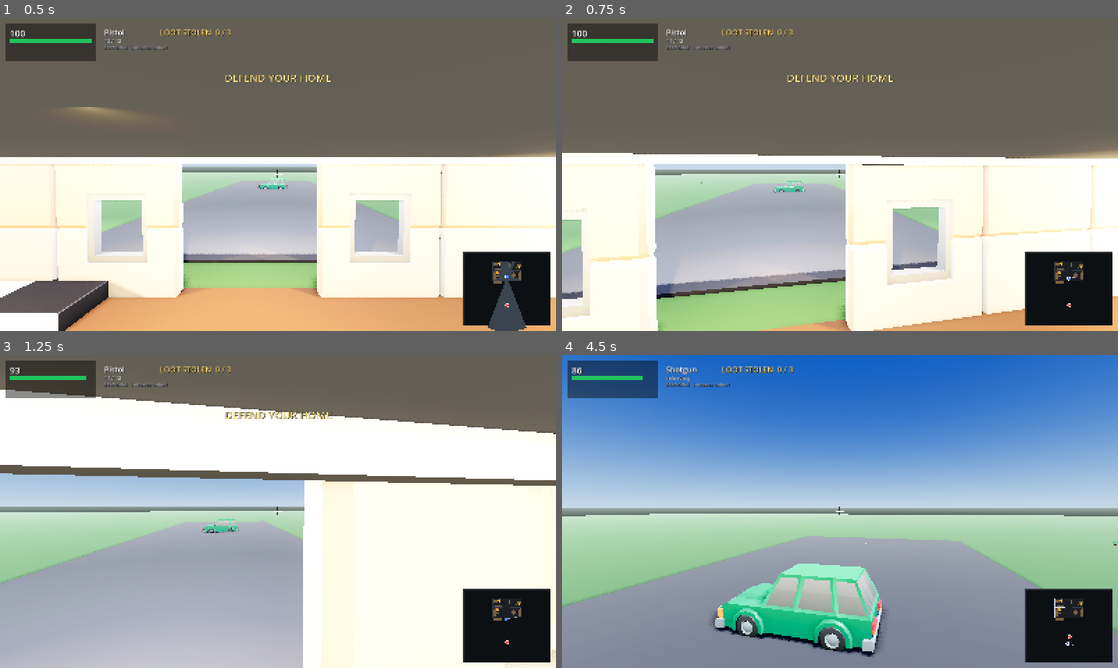
Above: before the commit, frames 1-4 (two rows, left to right).
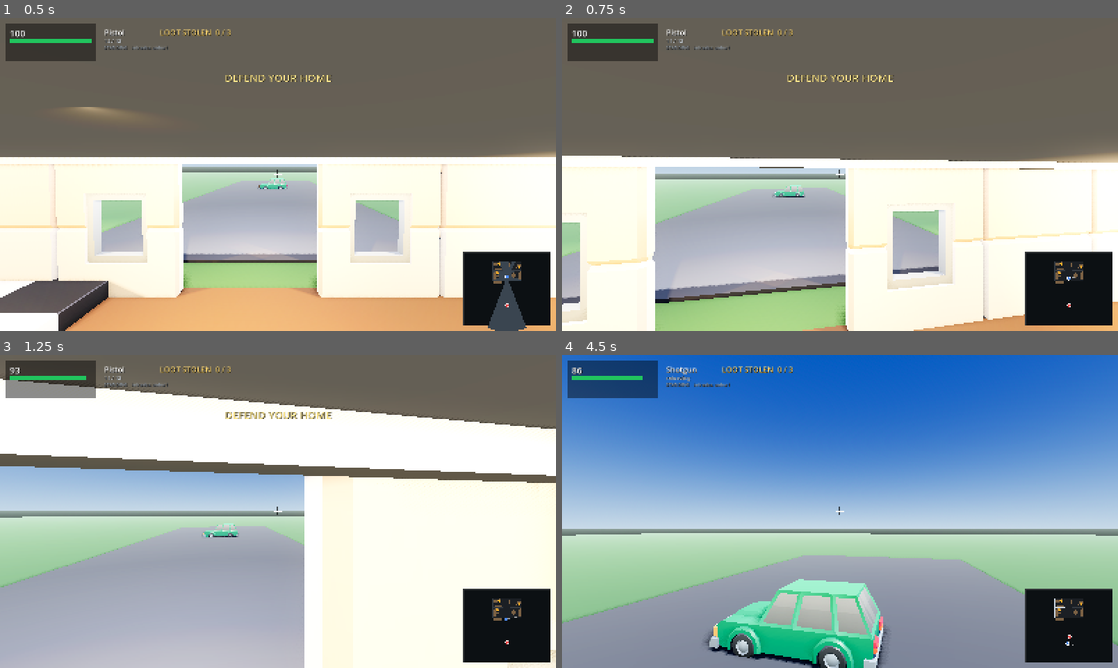
Above: after the commit, the same moments.

Repository: richardbrandel/home-invasion-godot
Game: Godot game, scene res://scenes/main.tscn
The game is run twice, just before and just after one commit, with the same random seed, the same clock (stepped at 60 frames per second) and the same inputs.
Inputs (mouse positions are in pixels of both pictures, inside the frame that each line leads up to):
- Up to frame 1 (0.5 s): no input
- Up to frame 2 (0.75 s): tap Enter at 0.5 s; move the mouse to (867, 174) at 0.52 s; hold W from 0.53 s (still down); tap R at 0.6 s; click (867, 174) at 0.67 s
- Up to frame 3 (1.25 s): keep holding W; tap Enter at 0.8 s
- Up to frame 4 (4.5 s): keep holding W; move the mouse to (812, 511) at 1.27 s; tap Enter at 1.35, 3.8, 4.35 s; tap 1 at 1.55, 2.1 s; move the mouse to (851, 505) at 2.02 s; tap 2 at 2.3, 2.85 s; move the mouse to (834, 517) at 2.77 s; click (834, 517) at 2.92 s; tap R at 3.05, 3.6 s; move the mouse to (878, 514) at 3.52 s; move the mouse to (795, 508) at 4.27 s

Frame 1 is identical in both runs. In frame 2, 8.4% of the frame differs, in the area x 0-100%, y 42-100%; in frame 3, 9.6%; in frame 4, 43%, in the area x 0-100%, y 24-100%.

Commit message:
Give the game sound, and the weapons a kick
The project had NO audio of any kind: no AudioStreamPlayer, no sound file on disk, no
bus layout. The intruder arrived in complete silence, which for a home invasion removes
the sense you would actually rely on — you hear him before you see him. Nothing was
audible: not a gunshot, not a footstep, not the front door.

The samples are SYNTHESISED by tools/gen-sfx.py, not recorded. There was no library to
download and the Mixamo token is dead anyway, and it happens to suit this set: a gunshot
is a noise transient over a low thump and a footstep is a filtered click, and synthesis
does both convincingly. It would not work for a voice. Six sounds, 16-bit mono PCM so
Godot imports them with no codec.

Wiring: the player's own gun is a plain AudioStreamPlayer because it sits at the listener,
while everything in the world goes through a pool of AudioStreamPlayer3D so the intruder's
shots come FROM the intruder and are attenuated by distance. Footfalls for both of them,
an impact on thiefHit and playerHit (events sim.gd has emitted all along and game.gd never
read), a door sound as he crosses the threshold, and a van idling for the whole round
because it is why he is in a hurry and how you know someone has arrived.

VERIFIED WITHOUT HEARING IT, by recording the game with --write-movie and analysing the
WAV of the mix it writes alongside the frames: six transients at exactly 1.35 s spacing
(THIEF_FIRE_HUNTING), smaller transients at 0.46 s and 0.64 s (the walk and laden step
intervals), and a continuous floor. That last one caught a real bug — 211 of 499 windows
were EXACTLY zero, which a continuous idle makes impossible. Setting loop_mode on an
AudioStreamWAV is not enough on its own: the loop region defaults to an empty span and the
stream plays nothing, so loop_begin and loop_end must be set too. After the fix, zero
silent windows.

Also this round:
- The intruder now plays Actor.SHOOT when he fires. He used to damage you by standing
  still; the clip was only ever referenced for the player.
- Actor.RELOAD is played on both reload paths. It has been merged into every character
  since the beginning and referenced nowhere.
- Recoil: the view kicks on each shot and partly settles, pistol and shotgun differently.
  Firing used to leave the view perfectly still, which is much of why it read as a cursor
  click rather than a gun going off.
- Actor.play_for(name, seconds), because play_once() uses ONE_SHOT_WINDOW and that is tuned
  for SHOOT's timing — far too short for a 1.15-1.6 s reload.

41 sim tests, 38 actor tests, heist 7/7, wallshot 0 violations.

Diff:
--- a/scripts/actor.gd
+++ b/scripts/actor.gd
@@ -287,6 +287,18 @@
 	_current = name
 	anim.speed_scale = speed
 	anim.play(name, 0.2)
+
+
+## Play a clip as a one-shot for `seconds`, then hand control back to locomotion.
+## play_once() uses ONE_SHOT_WINDOW, which is tuned for SHOOT's two-shot timing and is
+## far too short for a reload that genuinely takes 1.15-1.6 s.
+func play_for(name: String, seconds: float) -> void:
+	if anim == null or not anim.has_animation(name):
+		return
+	_one_shot = name
+	_one_shot_t = maxf(seconds, 0.15)
+	anim.speed_scale = 1.0
+	anim.play(name, 0.08)
 
 
 func play_once(name: String) -> void:
--- a/scripts/game.gd
+++ b/scripts/game.gd
@@ -58,6 +58,11 @@
 const AIM_SENS_Y := 0.0018
 const PITCH_MIN := -0.30        # looking up
 const PITCH_MAX := 0.85         # looking down
+## View kick per shot in radians, and how fast it settles. A pistol barely moves the
+## sights; a shotgun shoves them. Firing used to leave the view perfectly still, which
+## is a large part of why shooting read as a cursor click rather than a gun going off.
+const RECOIL := {"pistol": 0.022, "shotgun": 0.062}
+const RECOIL_RECOVER := 0.85    # rad/s the view drifts back
 
 ## Camera offset behind and above the homeowner's eye. At zero the camera is inside his
 ## head and he must be hidden; pulled back he is drawn, which is what Richard asked for.
@@ -80,6 +85,8 @@
 var aim_cone := false
 var aim_yaw := 0.0
 var aim_pitch := 0.0
+## Radians of view kick still to drift back down after a shot.
+var recoil_recover := 0.0
 ## Live camera offset, so the distance can be tuned without a code edit.
 var cam_back := CAM_BACK
 var cam_up := CAM_UP
@@ -98,6 +105,28 @@
 var _tracers: Array = []
 var _loot_nodes: Array = []
 var _crosshair: Control
+
+# ------------------------------------------------------------------------ audio
+#
+# The project had NO audio at all until 2026-10-04 — no AudioStreamPlayer, nothing on
+# disk. The intruder arrived in complete silence, which for a home invasion removes the
+# sense you would actually rely on: you hear him before you see him.
+#
+# The samples are synthesised by tools/gen-sfx.py, not recorded. There was no library to
+# download and no microphone in the loop, and it turns out that suits this set — a
+# gunshot is a noise transient over a low thump and a footstep is a filtered click, and
+# both of those synthesis does convincingly. It would not work for a voice.
+#
+# The player's own gun is a plain AudioStreamPlayer: it is at the listener, so 3D
+# positioning buys nothing and risks an odd pan. Everything in the world is a 3D player,
+# so the intruder's shots come FROM the intruder and are muffled by distance.
+var _snd_own: AudioStreamPlayer
+var _pool: Array[AudioStreamPlayer3D] = []
+var _pool_i := 0
+var _sfx := {}
+var _step_player := 0.0
+var _step_thief := 0.0
+var _thief_door_z := 0.0
 
 # Debug: `godot --path . -- --shot` renders 120 frames, writes shot.png next to
 # the project and quits. Lets the build be verified visually without a human.
@@ -130,6 +159,7 @@
 	_build_collision()
 	_spawn_actors()
 	_build_hud()
+	_build_audio()
 	reset()
 	_build_loot()
 	Input.set_mouse_mode(Input.MOUSE_MODE_CAPTURED)
@@ -569,6 +599,10 @@
 			var spec: Dictionary = Sim.WEAPONS[player["weapon"]]
 			if player["reloading"] <= 0.0 and player["mag"] < spec["mag"]:
 				player["reloading"] = spec["reload"]
+				# Actor.RELOAD was merged into every character from the beginning and
+				# referenced nowhere — a clip the project paid for and never played.
+				if player_actor != null:
+					player_actor.play_for(Actor.RELOAD, float(spec["reload"]))
 		elif event.keycode == KEY_T:
 			# Both schemes stay live on purpose: this is an experiment, and Richard asked
 			# to fall back to plain first person if he does not like the cone.
@@ -638,6 +672,8 @@
 		_drain_events()
 
 	_update_actors(delta, playing, player_moving)
+	_update_footsteps(delta, playing, player_moving)
+	_update_door_sound()
 	_update_loot()
 	_update_camera()
 	# Deliberately after the camera moves: the viewmodel follows the camera transform, so
@@ -709,6 +745,13 @@
 	for ev in events:
 		match ev["type"]:
 			"thiefShot":
+				# He used to damage you by standing still: sim.gd fired him and nothing
+				# ever played the clip. Actor.SHOOT was only ever referenced for the
+				# player.
+				if thief_actor != null and thief["alive"]:
+					thief_actor.play_once(Actor.SHOOT)
+				_play_at("gunshot_pistol",
+					Vector3(thief["pos"].x, 1.3, thief["pos"].y), -3.0)
 				var shot_from := Vector3(thief["pos"].x, 1.3, thief["pos"].y)
 				var shot_to := Vector3(player["pos"].x, 1.3, player["pos"].y)
 				# His shots are NOT guaranteed. Every event has always carried a spread
@@ -729,6 +772,12 @@
 			"grabbed":
 				msg = "They grabbed the %s!" % ev["label"]
 				msg_t = 1.8
+			"thiefHit":
+				# sim.gd has always emitted this and game.gd has never read it, so
+				# shooting a man produced no feedback at all beyond a HUD counter.
+				_play_at("impact", Vector3(thief["pos"].x, 1.15, thief["pos"].y), -2.0)
+			"playerHit":
+				_play_at("impact", Vector3(player["pos"].x, 1.15, player["pos"].y), 0.0)
 			"delivered":
 				msg = "They got the %s!" % ev["label"]
 				msg_t = 2.0
@@ -768,6 +817,11 @@
 	player_actor.root.rotation.y = yaw
 	# Cone mode: walking turns the body toward wherever you are aiming, so the view
 	# catches up on its own and you are never stuck aiming sideways down a corridor.
+	# The recoil recovery rides along here because this runs before _update_camera().
+	if recoil_recover > 0.0:
+		var back := minf(recoil_recover, RECOIL_RECOVER * delta)
+		pitch = clampf(pitch + back, PITCH_MIN, PITCH_MAX)
+		recoil_recover -= back
 	if aim_cone and playing and player_moving and aim_yaw != 0.0:
 		var swing := clampf(aim_yaw, -CONE_RECENTRE * delta, CONE_RECENTRE * delta)
 		yaw += swing
@@ -907,6 +961,12 @@
 	player["cd"] = spec["cd"]
 	if player_actor != null:
 		player_actor.play_once(Actor.SHOOT)
+	# the sights jump, then partly settle — which is what a real sight picture does between
+	# shots, and what makes a shotgun feel different from a pistol
+	var kick: float = RECOIL.get(String(player["weapon"]), 0.022)
+	pitch = clampf(pitch - kick, PITCH_MIN, PITCH_MAX)
+	recoil_recover += kick * 0.65
+	_play_own("gunshot_" + String(player["weapon"]))
 
 	# The ray starts at the CAMERA, not the eye. With the camera pulled back behind the
 	# homeowner those are different points, and casting from the eye while the crosshair
@@ -945,6 +1005,8 @@
 
 	if player["mag"] <= 0:
 		player["reloading"] = spec["reload"]
+		if player_actor != null:
+			player_actor.play_for(Actor.RELOAD, float(spec["reload"]))
 
 
 func _add_tracer(from: Vector3, to: Vector3) -> void:
@@ -1069,6 +1131,118 @@
 
 ## One flat rectangle of HUD. Used to build the crosshair, whose arms and centre dot
 ## each need an outline drawn behind a core.
+# ------------------------------------------------------------------------ audio
+func _build_audio() -> void:
+	for name in ["gunshot_pistol", "gunshot_shotgun", "footstep", "impact",
+			"door", "van_idle"]:
+		var p := "res://assets/audio/%s.wav" % name
+		if ResourceLoader.exists(p):
+			_sfx[name] = load(p)
+		else:
+			push_warning("audio: missing " + p)
+
+	_snd_own = AudioStreamPlayer.new()
+	_snd_own.volume_db = -4.0
+	add_child(_snd_own)
+
+	# A small pool, because a shotgun blast, an impact and a footfall can overlap and a
+	# single player would cut itself off. Six is more than the game can produce at once.
+	for i in 6:
+		var p := AudioStreamPlayer3D.new()
+		p.max_distance = 45.0
+		p.unit_size = 5.0
+		add_child(p)
+		_pool.append(p)
+
+	# The van idles for the whole round. It is the reason the intruder is in a hurry and
+	# the reason you can hear that someone has arrived, and it was a silent prop.
+	var idle = _sfx.get("van_idle")
+	if idle != null:
+		var v := AudioStreamPlayer3D.new()
+		v.stream = idle
+		v.global_position = Vector3(Sim.VAN.position.x + Sim.VAN.size.x * 0.5, 1.0,
+			Sim.VAN.position.y + Sim.VAN.size.y * 0.5)
+		v.max_distance = 60.0
+		v.unit_size = 12.0
+		v.volume_db = -6.0
+		if idle is AudioStreamWAV:
+			var w := idle as AudioStreamWAV
+			w.loop_mode = AudioStreamWAV.LOOP_FORWARD
+			# Setting loop_mode alone is not enough: the loop region defaults to an
+			# empty span, so the stream plays nothing at all and the round is silent
+			# between gunshots. Measured — 211 of 499 windows in a captured mix were
+			# EXACTLY zero, which a continuous idle makes impossible.
+			w.loop_begin = 0
+			w.loop_end = int(w.get_length() * float(w.mix_rate))
+		add_child(v)
+		v.play()
+
+
+## The player's own weapon: at the listener, so no 3D.
+func _play_own(name: String, db := 0.0) -> void:
+	var s = _sfx.get(name)
+	if s == null or _snd_own == null:
+		return
+	_snd_own.stream = s
+	_snd_own.volume_db = db
+	_snd_own.play()
+
+
+## A sound somewhere in the world. Position matters: it is how you tell where he is.
+func _play_at(name: String, pos: Vector3, db := 0.0) -> void:
+	var s = _sfx.get(name)
+	if s == null or _pool.is_empty():
+		return
+	var p := _pool[_pool_i]
+	_pool_i = (_pool_i + 1) % _pool.size()
+	p.stream = s
+	p.global_position = pos
+	p.volume_db = db
+	p.play()
+
+
+## Footfalls for both of them.
+##
+## Nothing in the project made a sound before this, so the intruder crossed the house in
+## silence and the only warning was the minimap dot — which is the one thing a defending
+## homeowner does NOT have.
+func _update_footsteps(delta: float, playing: bool, player_moving: bool) -> void:
+	if not playing:
+		return
+	var ppos: Vector2 = player["pos"]
+	if player_moving:
+		_step_player -= delta
+		if _step_player <= 0.0:
+			var sprinting: bool = player["sprinting"]
+			_step_player = 0.30 if sprinting else 0.44
+			_play_at("footstep", Vector3(ppos.x, 0.1, ppos.y),
+				-5.0 if sprinting else -9.0)
+	else:
+		_step_player = 0.0
+
+	var moving: bool = thief["alive"] and (thief["route"] as Array).size() > 0
+	if moving:
+		var tp: Vector2 = thief["pos"]
+		var laden: bool = String(thief["carry"]) != ""
+		_step_thief -= delta
+		if _step_thief <= 0.0:
+			# a laden man is slower and plants harder
+			_step_thief = 0.62 if laden else 0.46
+			_play_at("footstep", Vector3(tp.x, 0.1, tp.y), -4.0 if laden else -6.0)
+	else:
+		_step_thief = 0.0
+
+
+## The front door, which does not exist as an object — so this is the sound of him
+## crossing the threshold line. It is the cue that someone has come in.
+func _update_door_sound() -> void:
+	var z: float = thief["pos"].y
+	var door_line: float = Sim.HOUSE.end.y
+	if (_thief_door_z - door_line) * (z - door_line) < 0.0:
+		_play_at("door", Vector3(thief["pos"].x, 1.0, door_line), -6.0)
+	_thief_door_z = z
+
+
 func _add_hud_rect(parent: Node, r: Rect2, col: Color) -> void:
 	var c := ColorRect.new()
 	c.color = col
Not shown, added: assets/audio/door.wav.import
Not shown, added: assets/audio/footstep.wav.import
Not shown, added: assets/audio/gunshot_pistol.wav.import
Not shown, added: assets/audio/gunshot_shotgun.wav.import
Not shown, added: assets/audio/impact.wav.import
Not shown, added: assets/audio/van_idle.wav.import
Not shown, added: ROADMAP.md
Not shown, added: assets/audio/door.wav
Not shown, added: assets/audio/footstep.wav
Not shown, added: assets/audio/gunshot_pistol.wav
Not shown, added: assets/audio/gunshot_shotgun.wav
Not shown, added: assets/audio/impact.wav
(and 2 more such lines)
